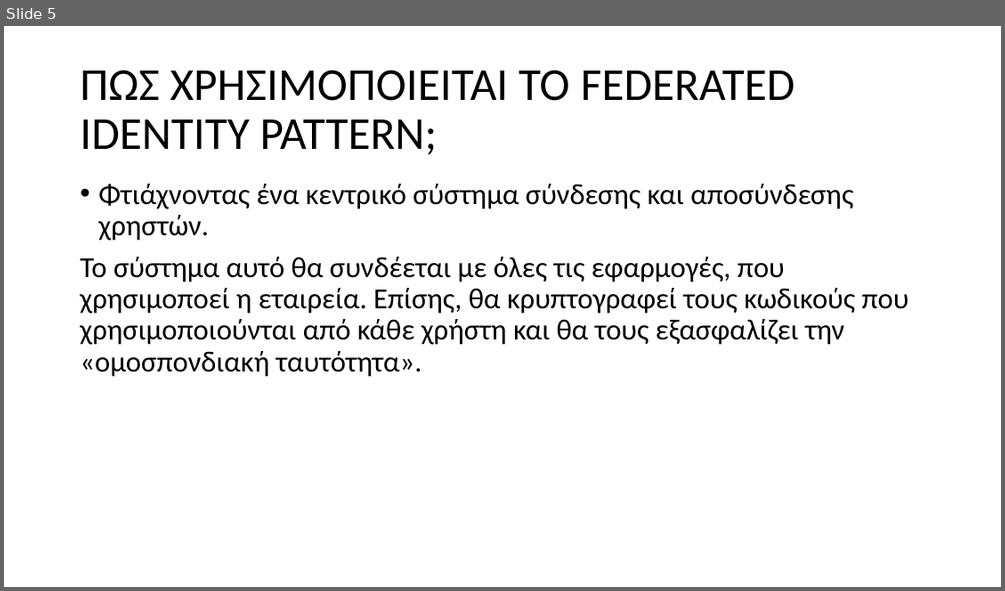
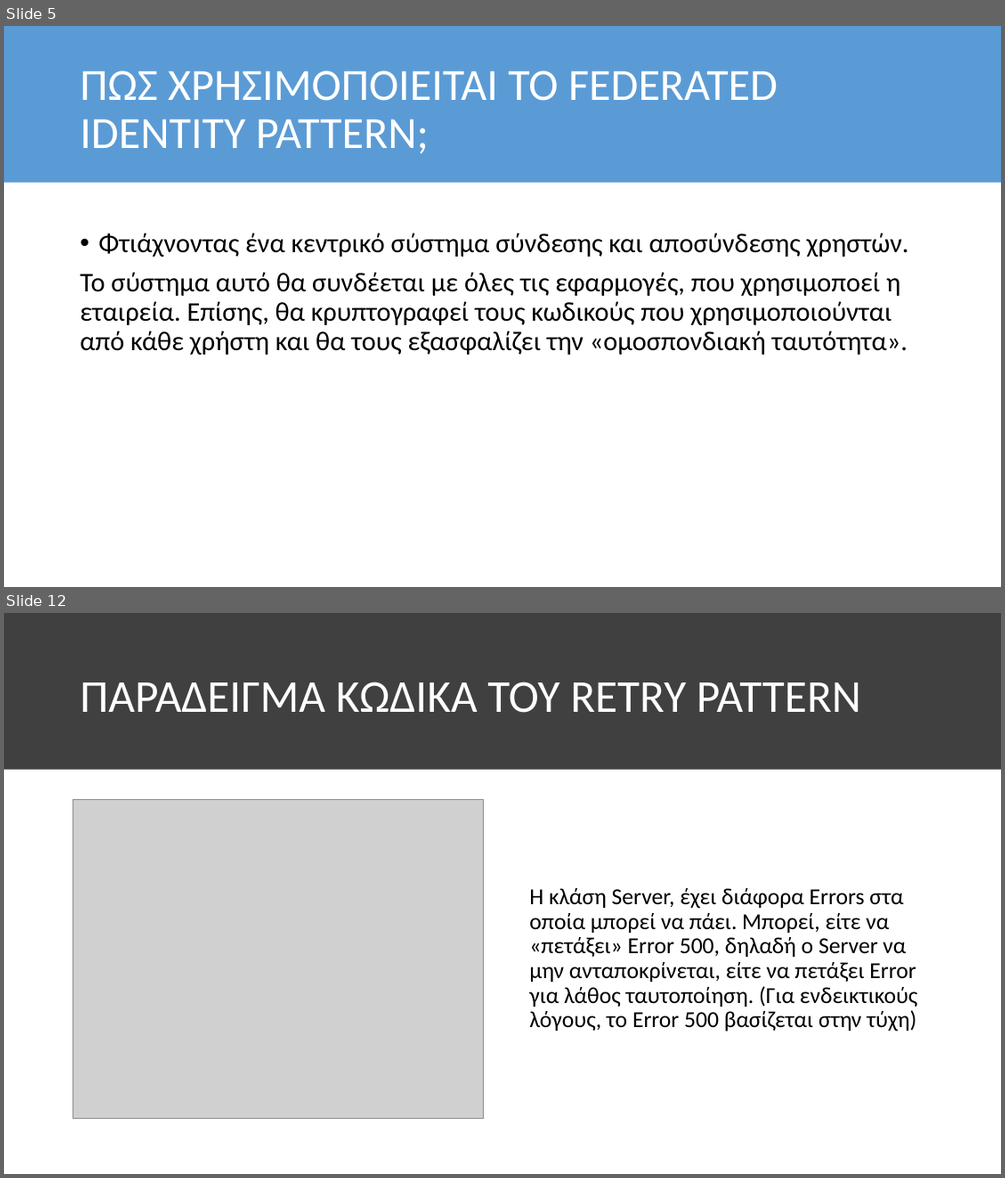
Before and after one commit to GeorgeMC2610/Design-Patterns, a slide deck: Exercise 3/Microsoft Design Patterns/Microsoft Design Patterns.pptx. Shown one above the other, each under a label of ours: slide 5 before the commit, slides 5 and 12 after it; the slides between them are not shown. The pictures are 1005x591 and 1005x1178 pixels, drawn with LibreOffice and Linux fonts; fonts in the diff are those of the drawing; grey boxes stand for pictures. Boxes give left, top, right and bottom in pixels: in the first picture for what was removed or moved away, otherwise in the second. Text is boxed around its words. In the diff, an @@ line names an element or a change of style, - is before the commit and + after.

```diff
--- a/Exercise 3/Microsoft Design Patterns/Microsoft Design Patterns.pptx
+++ b/Exercise 3/Microsoft Design Patterns/Microsoft Design Patterns.pptx
@@ slide 12 added at bbox=[4, 613, 1001, 1174], background #FFFFFF @@
@@ rectangle added at bbox=[4, 613, 1001, 770], fill #404040 @@
@@ title added at bbox=[80, 682, 861, 713], 44 pt, text #FFFFFF @@
+ΠΑΡΑΔΕΙΓΜΑ ΚΩΔΙΚΑ ΤΟΥ RETRY PATTERN
@@ picture added at bbox=[73, 799, 484, 1119] @@
@@ text added at bbox=[529, 888, 918, 1031], 22 pt, text #000000 @@
+Η κλάση Server, έχει διάφορα Errors στα οποία μπορεί να πάει. Μπορεί, είτε να «πετάξει» Error 500, δηλαδή ο Server να μην ανταποκρίνεται, είτε να πετάξει Error για λάθος ταυτοποίηση. (Για ενδεικτικούς λόγους, το Error 500 βασίζεται στην τύχη)
@@ slide 5 changed as well @@
@@ rectangle added at bbox=[4, 26, 1001, 183], fill #5B9BD5 @@
@@ title "ΠΩΣ ΧΡΗΣΙΜΟΠΟΙΕΙΤΑΙ ΤΟ FEDERATED IDENTITY ..." at bbox=[80, 70, 777, 153]: size 44 to 43 pt, text colour #000000 to #FFFFFF @@
@@ text "Φτιάχνοντας ένα κεντρικό σύστημα σύνδεσης ...": place and size @@
-text "Φτιάχνοντας ένα κεντρικό σύστημα σύνδεσης ..." at bbox=[80, 184, 909, 377]
+text "Φτιάχνοντας ένα κεντρικό σύστημα σύνδεσης ..." at bbox=[80, 232, 909, 354]
@@ text "Φτιάχνοντας ένα κεντρικό σύστημα σύνδεσης ..." at bbox=[80, 232, 909, 354]: size 28 to 26 pt @@
```
Also in this commit, not shown: 4 other slides changed, 8 other slides added, 1 slide removed.
